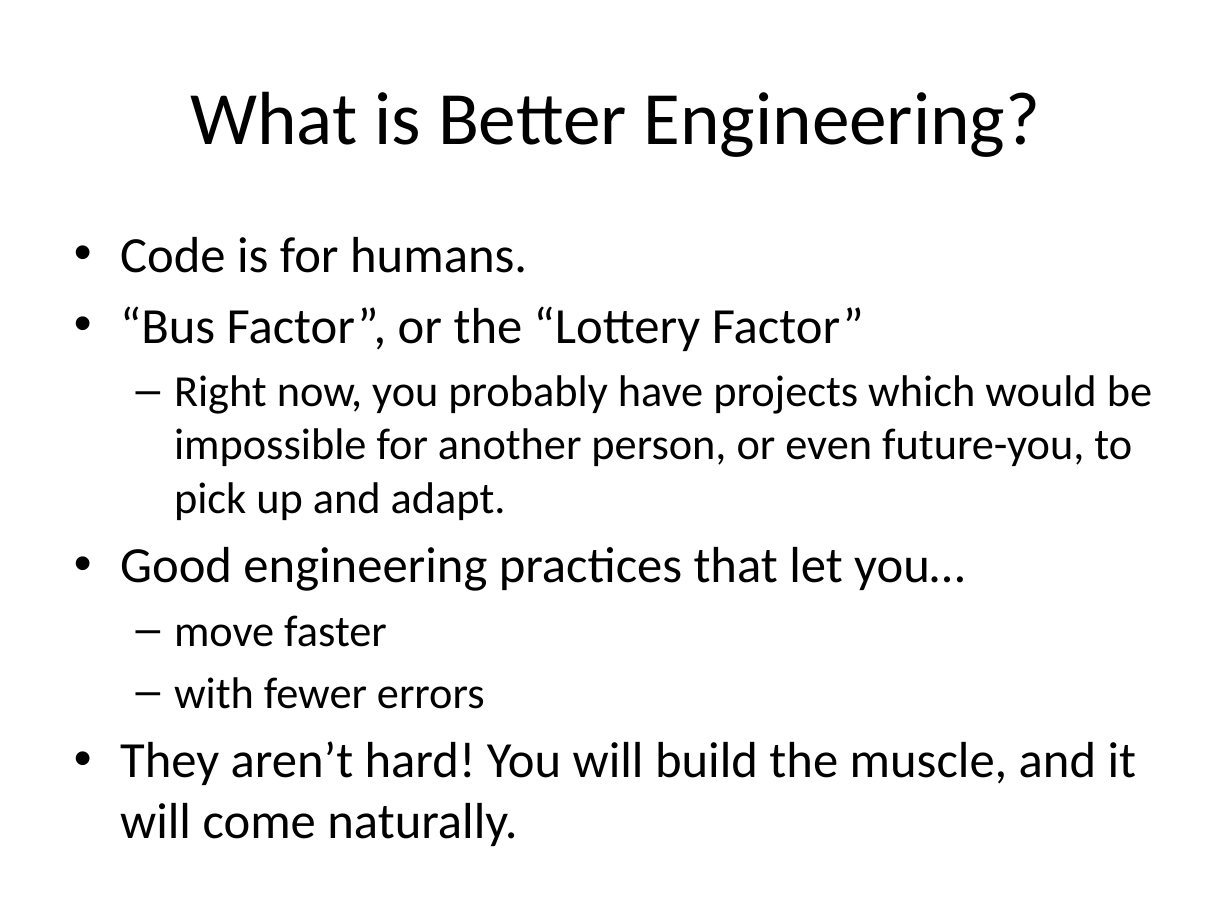
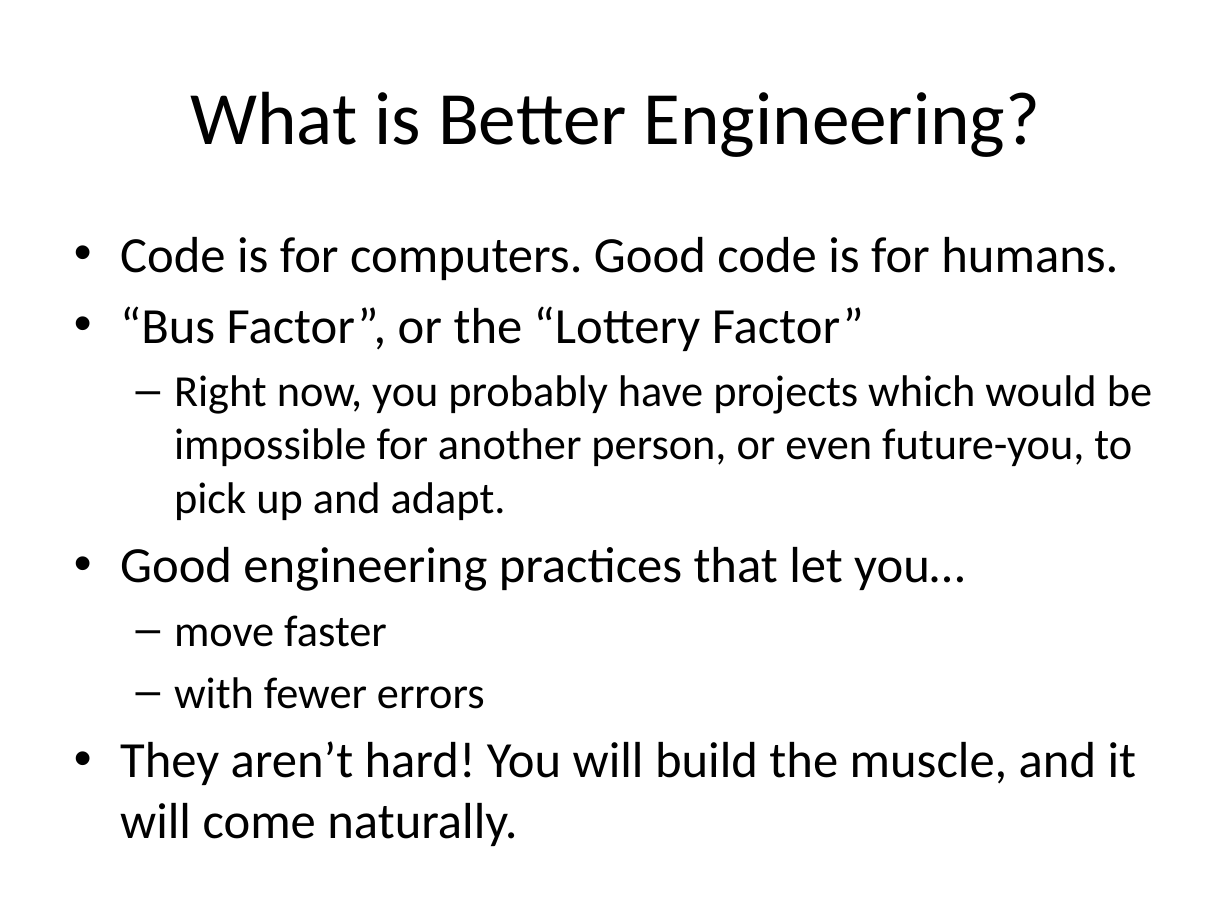
Before and after one commit to jtannen/r-for-datascience, a slide deck: slide 5 of session-5-engineering/session-5-engineering.pptx. Drawn at 1232x924 pixels with LibreOffice and Linux fonts; fonts in the diff are those of the drawing. Boxes give left, top, right and bottom in pixels: in the first picture for what was removed or moved away, otherwise in the second. Text is boxed around its words. In the diff, an @@ line names an element or a change of style, - is before the commit and + after.

```diff
--- a/session-5-engineering/session-5-engineering.pptx
+++ b/session-5-engineering/session-5-engineering.pptx
@@ text at (120, 237, 1118, 280): text changed @@
-• Code is for humans.
+• Code is for computers. Good code is for humans.
```
Also in this commit, not shown: 6 other slides changed, 4 slides added, 1 slide removed, 5 other files.
